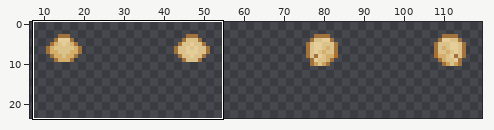
File history of a sprite sheet, UnityProject/Assets/Textures/mobs/races/Moth/body parts/body parts_moth_head_m.png. The picture above shows the old version from afar; the outline marks the close-up.
Close-up. As it was:
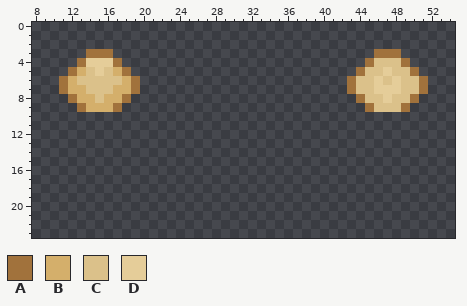
The file is 128x32 pixels. Shown: x 8..54, y 0..23. The wide view leaves out empty margins. The commit also changed other parts of the picture, which this record leaves out.
Palette (. is transparent): A #a1723c  B #d4af6b  C #dbc18a  D #e5cd99
Pixels before, first column x 11:
 3 ...AAA.............................AAA...
 4 ..ADDDA...........................ACCCA..
 5 .ABCDCBA.........................ACCDCCA.
 6 ABCCCCCBA.......................ACCDCDCCA
 7 ABBCCCBBA.......................ACCDDDCCA
 8 .ABBCBBA.........................ACCDCCA.
 9 ..ABBBA...........................ACCCA..
After the commit:
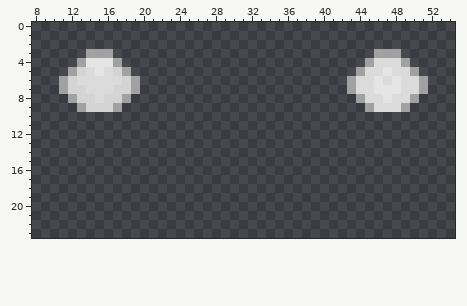
Changes in this commit:
Colour A changes from #a1723c to #a1a1a1.
Colour B changes from #d4af6b to #d4d4d4.
Colour C changes from #dbc18a to #dbdbdb.
Colour D changes from #e5cd99 to #e5e5e5.
Pixel boxes of the changes (left, top, right, bottom) in both close-ups:
changed: (59, 49, 140, 112)
changed: (347, 49, 428, 112)
